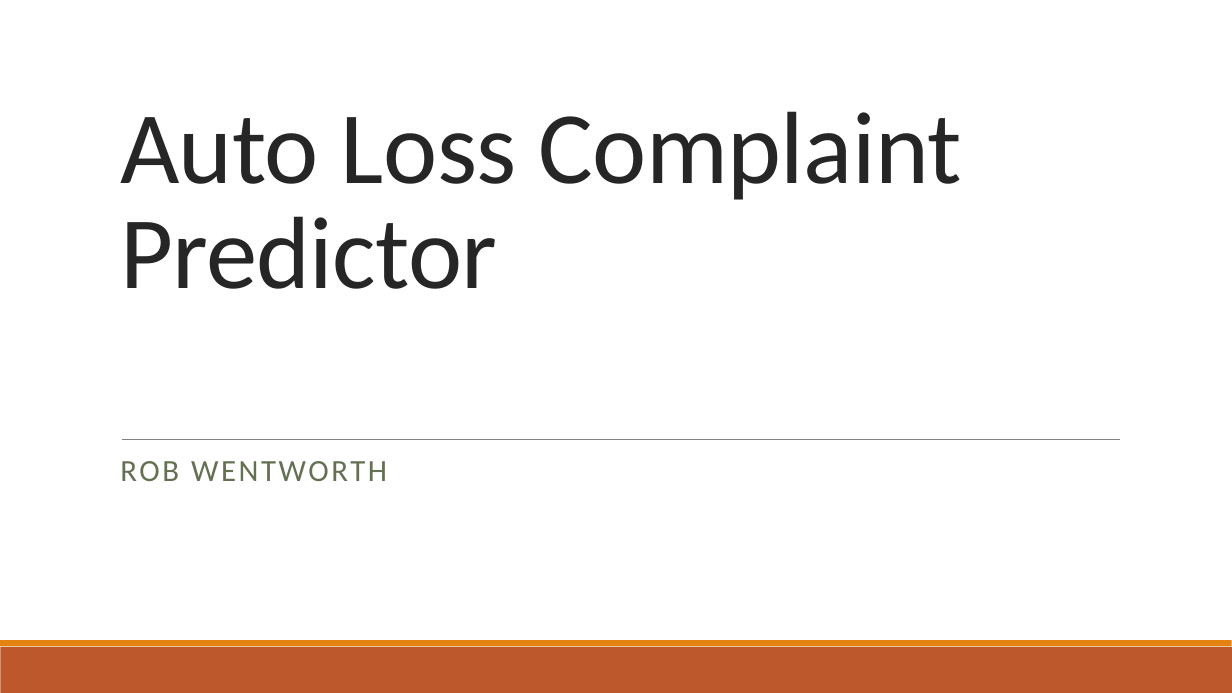
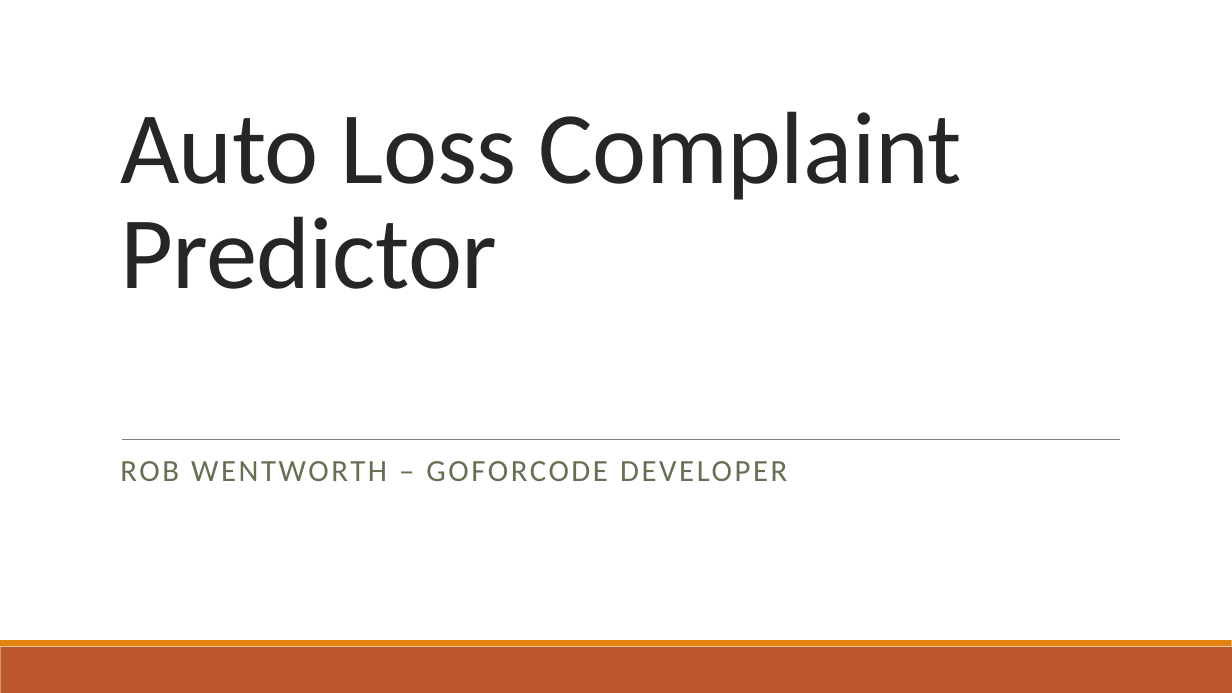
Before and after one commit to robjwentworth/capstone, a slide deck: slide 1 of rob-presentation.pptx. Drawn at 1232x693 pixels with LibreOffice and Linux fonts; fonts in the diff are those of the drawing. Boxes give left, top, right and bottom in pixels: in the first picture for what was removed or moved away, otherwise in the second. Text is boxed around its words. In the diff, an @@ line names an element or a change of style, - is before the commit and + after.

```diff
--- a/rob-presentation.pptx
+++ b/rob-presentation.pptx
@@ subtitle at [120,461,787,481]: text changed @@
-ROB WENTWORTH
+ROB WENTWORTH – GOFORCODE DEVELOPER
```
Also in this commit, not shown: 2 other slides changed.
